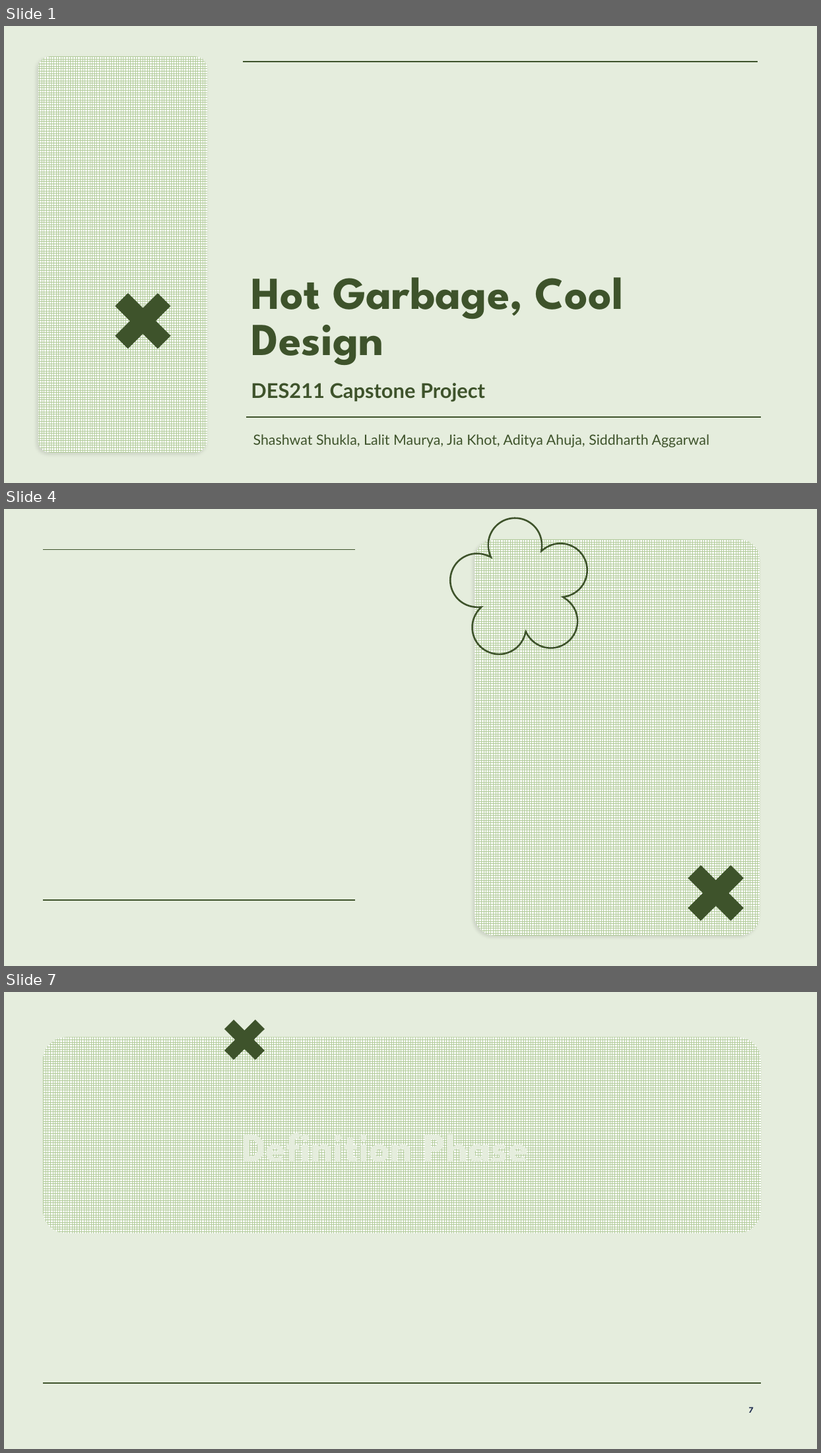
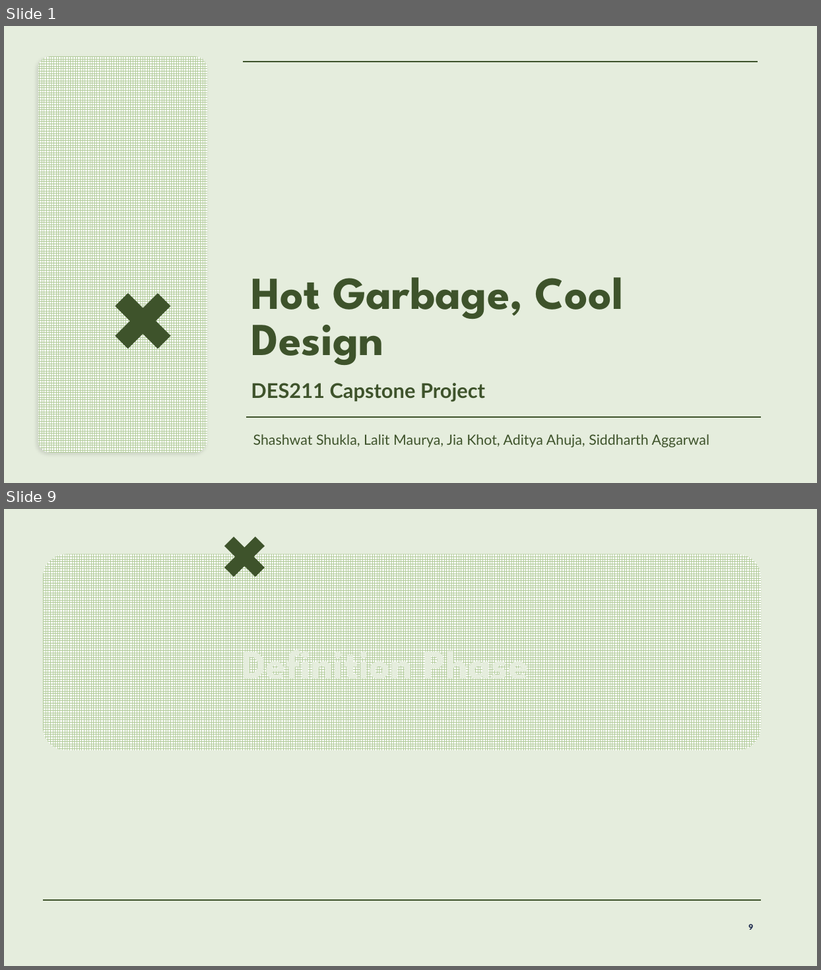
Before and after one commit to lalitm1004/DES211-CCD, a slide deck: presentation.pptx. Shown one above the other, each under a label of ours: slides 1, 4 and 7 before the commit, slides 1 and 9 after it; the slides between them are not shown. The pictures are 821x1453 and 821x970 pixels, drawn with LibreOffice and Linux fonts; fonts in the diff are those of the drawing; background and template pictures are left out. Boxes give left, top, right and bottom in pixels: in the first picture for what was removed or moved away, otherwise in the second. Text is boxed around its words. In the diff, an @@ line names an element or a change of style, - is before the commit and + after.

```diff
--- a/presentation.pptx
+++ b/presentation.pptx
@@ slide 4 removed at bbox=[4, 509, 817, 966], background #E5EDDD @@
@@ freeform shape removed at bbox=[451, 518, 587, 654] @@
@@ rounded rectangle removed at bbox=[475, 539, 760, 936] @@
@@ line removed from (43, 550) to (355, 550) @@
@@ plus removed at bbox=[673, 851, 759, 936] @@
@@ line removed from (43, 900) to (355, 900) @@
@@ what was slide 7 is now slide 9 @@
@@ page number at bbox=[748, 924, 753, 930]: text changed @@
-7
+9
```
Also in this commit, not shown: 2 slides changed, 5 slides added, 2 other slides removed.
